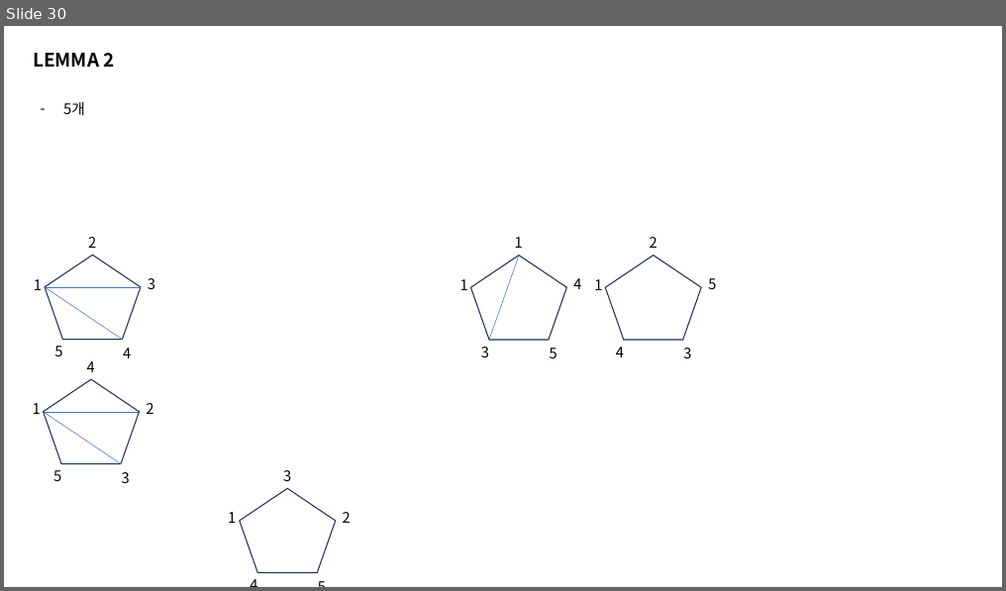
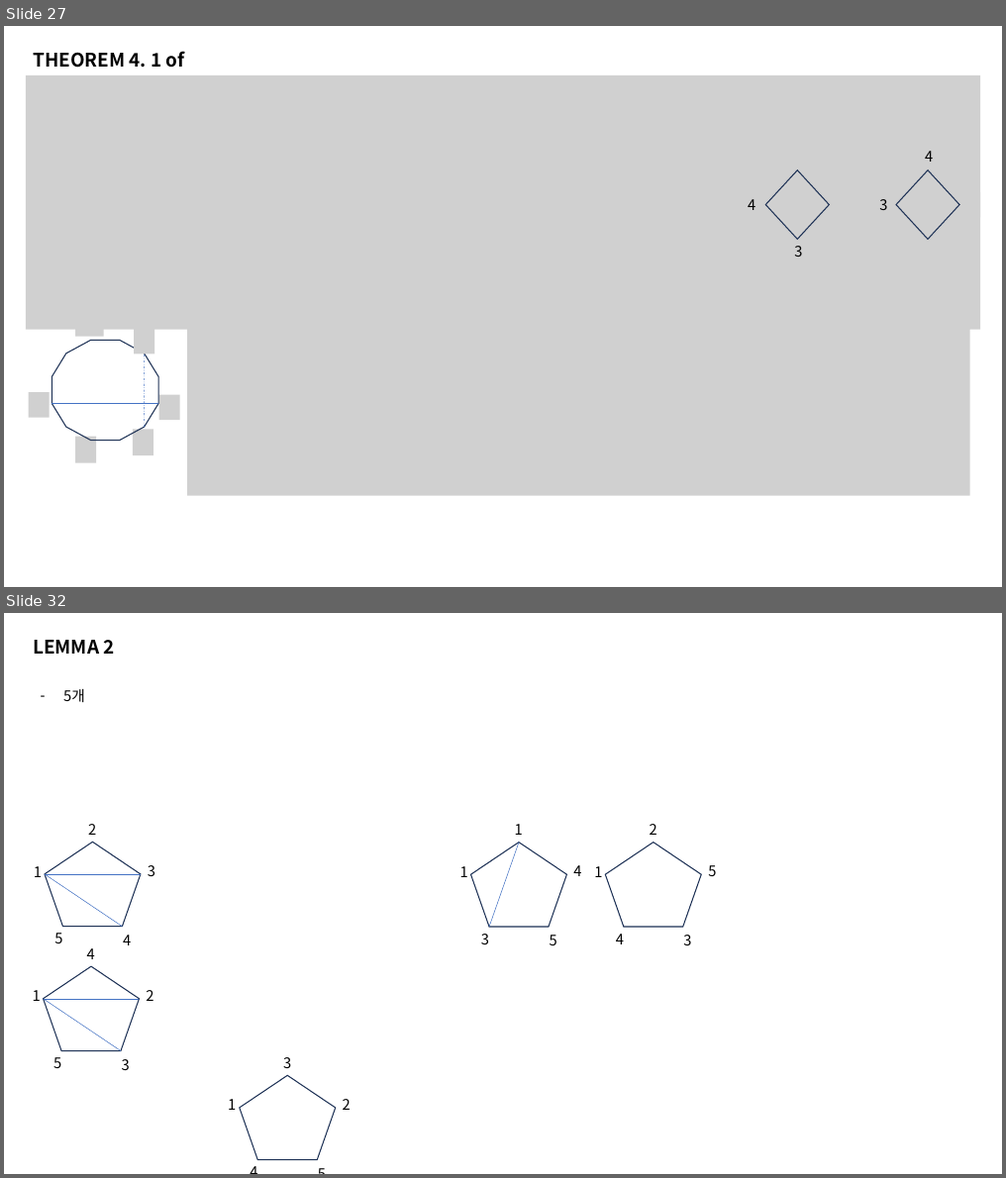
Before and after one commit to kimjiil/kimjiil.github.io, a slide deck: assets/images/2023-08-16-algorithm_study_00/HuShing 그림자료.pptx. Shown one above the other, each under a label of ours: slide 30 before the commit, slides 27 and 32 after it; the slides between them are not shown. The pictures are 1006x591 and 1006x1178 pixels, drawn with LibreOffice and Linux fonts; fonts in the diff are those of the drawing; grey boxes stand for pictures. Boxes give left, top, right and bottom in pixels: in the first picture for what was removed or moved away, otherwise in the second. Text is boxed around its words. In the diff, an @@ line names an element or a change of style, - is before the commit and + after.

```diff
--- a/assets/images/2023-08-16-algorithm_study_00/HuShing 그림자료.pptx
+++ b/assets/images/2023-08-16-algorithm_study_00/HuShing 그림자료.pptx
@@ slide 27 added at <box>4,26,1002,587</box>, background #FFFFFF @@
@@ text added at <box>33,51,185,68</box>, 18 pt, text #000000, bold @@
+THEOREM 4. 1 of
@@ picture added at <box>26,76,980,330</box> @@
@@ diamond added at <box>766,171,830,240</box>, outline #1E3256 1 pt @@
@@ picture added at <box>787,145,808,171</box> @@
@@ diamond added at <box>896,171,960,240</box>, outline #1E3256 1 pt @@
@@ text added at <box>925,151,933,162</box>, 14 pt, text #000000 @@
+4
@@ text added at <box>747,199,755,210</box>, 14 pt, text #000000 @@
+4
@@ picture added at <box>832,192,853,218</box> @@
@@ picture added at <box>851,192,874,218</box> @@
@@ text added at <box>879,199,887,210</box>, 14 pt, text #000000 @@
+3
@@ picture added at <box>960,192,981,218</box> @@
@@ text added at <box>794,246,802,257</box>, 14 pt, text #000000 @@
+3
@@ picture added at <box>918,240,939,266</box> @@
@@ picture added at <box>75,311,104,337</box> @@
@@ picture added at <box>187,308,970,495</box> @@
@@ dodecagon added at <box>52,341,158,441</box>, outline #1E3256 1 pt @@
@@ picture added at <box>134,328,154,354</box> @@
@@ line added from (144, 427) to (144, 355), #4472C4 0.5 pt dashed @@
@@ picture added at <box>29,393,50,418</box> @@
@@ line added from (158, 404) to (52, 404), #4472C4 0.5 pt @@
@@ picture added at <box>159,395,180,421</box> @@
@@ picture added at <box>75,437,96,464</box> @@
@@ picture added at <box>133,430,153,456</box> @@
@@ what was slide 30 is now slide 32 @@
```
Also in this commit, not shown: 2 slides changed, 4 other slides added, 3 slides removed, 2 other files.
